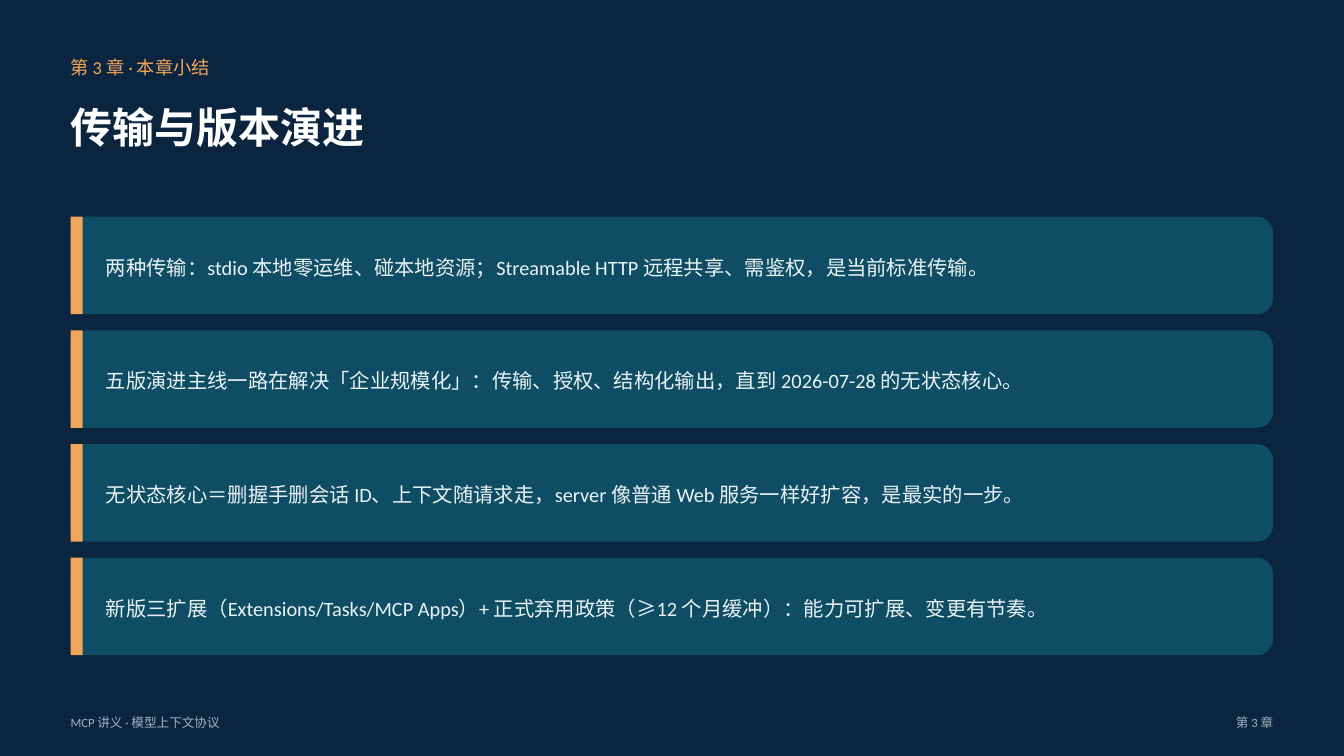
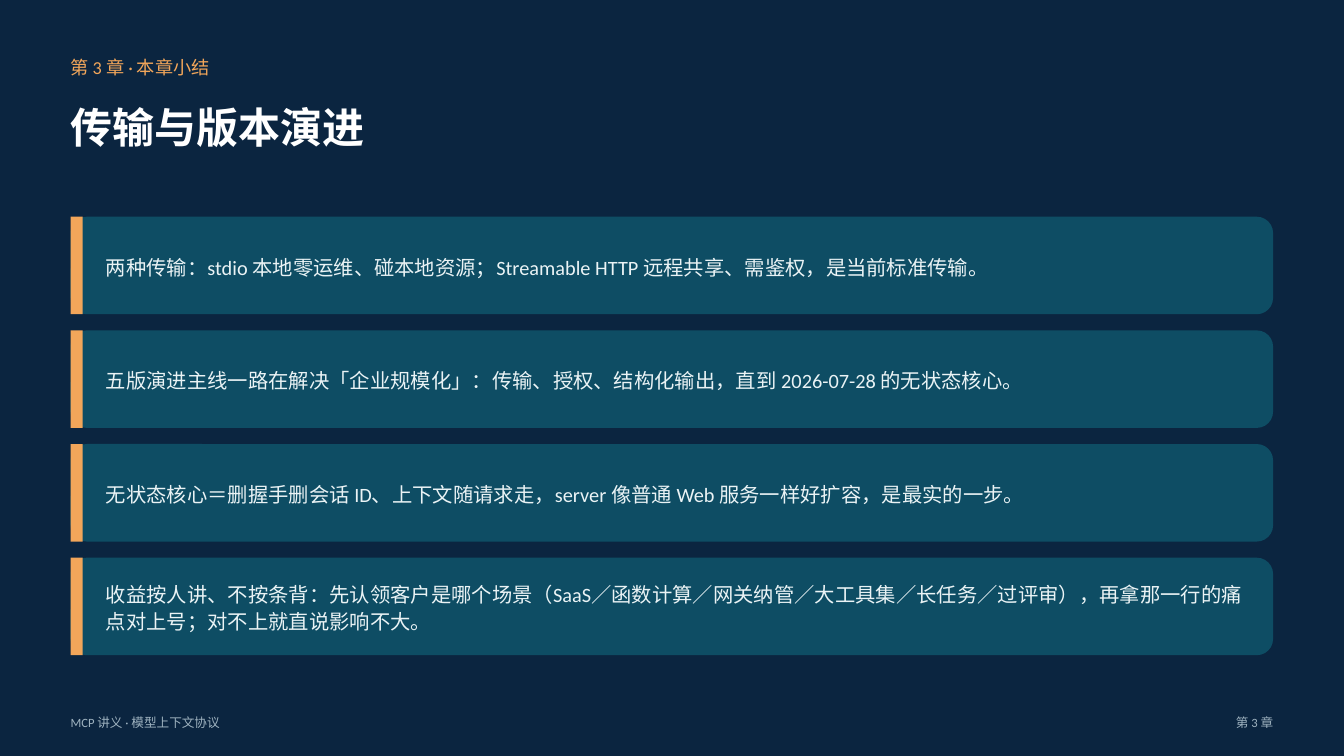
Before and after one commit to jasonlijiaxiang/ai-knowledge-base, a slide deck: slide 39 of PPT-version/MCP/MCP-讲义.pptx. Drawn at 1344x756 pixels with LibreOffice and Linux fonts; fonts in the diff are those of the drawing. Boxes give left, top, right and bottom in pixels: in the first picture for what was removed or moved away, otherwise in the second. Text is boxed around its words. In the diff, an @@ line names an element or a change of style, - is before the commit and + after.

```diff
--- a/PPT-version/MCP/MCP-讲义.pptx
+++ b/PPT-version/MCP/MCP-讲义.pptx
@@ text at box(106, 584, 1242, 632): text changed @@
-新版三扩展（Extensions/Tasks/MCP Apps）+ 正式弃用政策（≥12 个月缓冲）：能力可扩展、变更有节奏。
+收益按人讲、不按条背：先认领客户是哪个场景（SaaS／函数计算／网关纳管／大工具集／长任务／过评审），再拿那一行的痛点对上号；对不上就直说影响不大。
```
Also in this commit, not shown: 3 other slides changed, 2 slides added, 14 other files.
